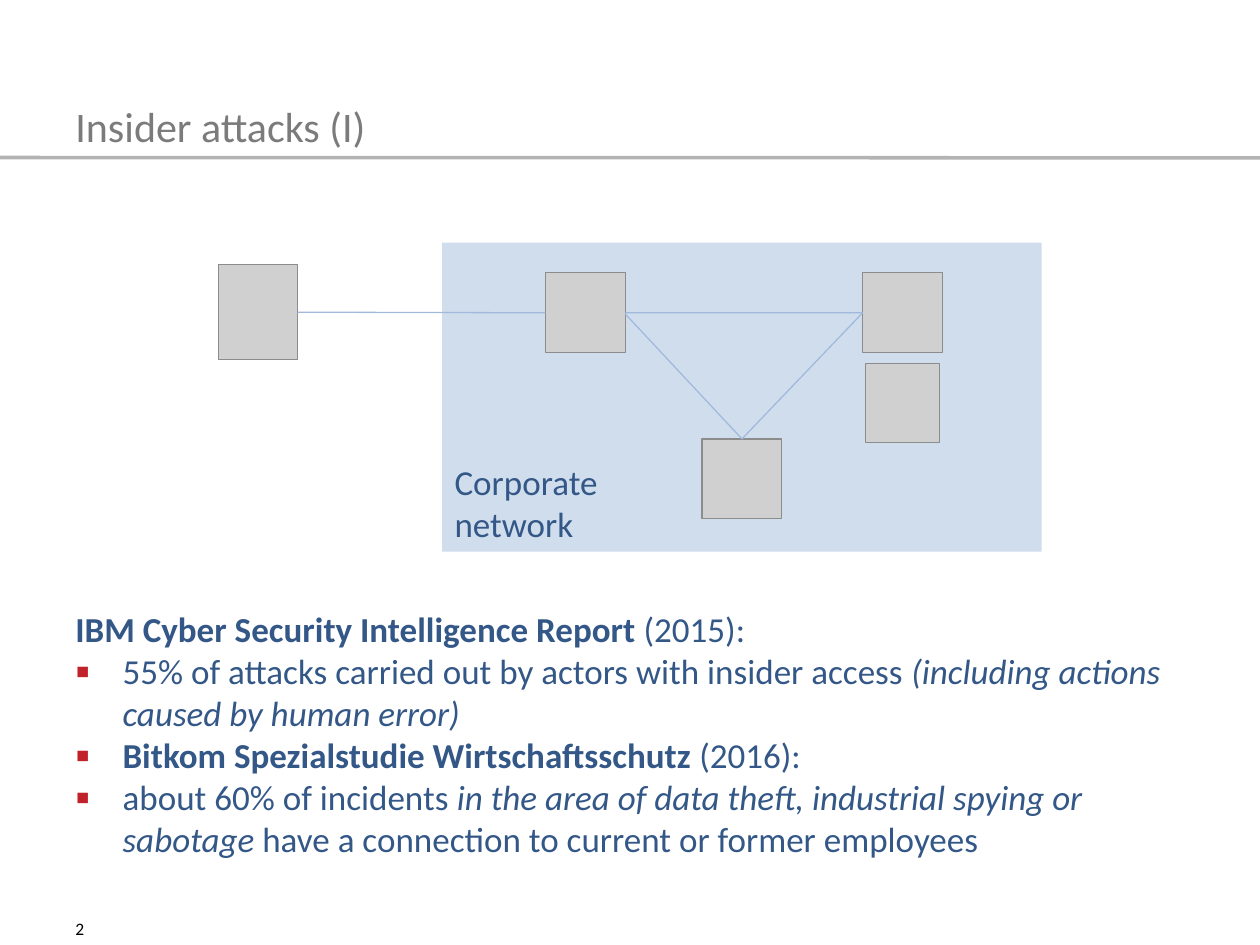
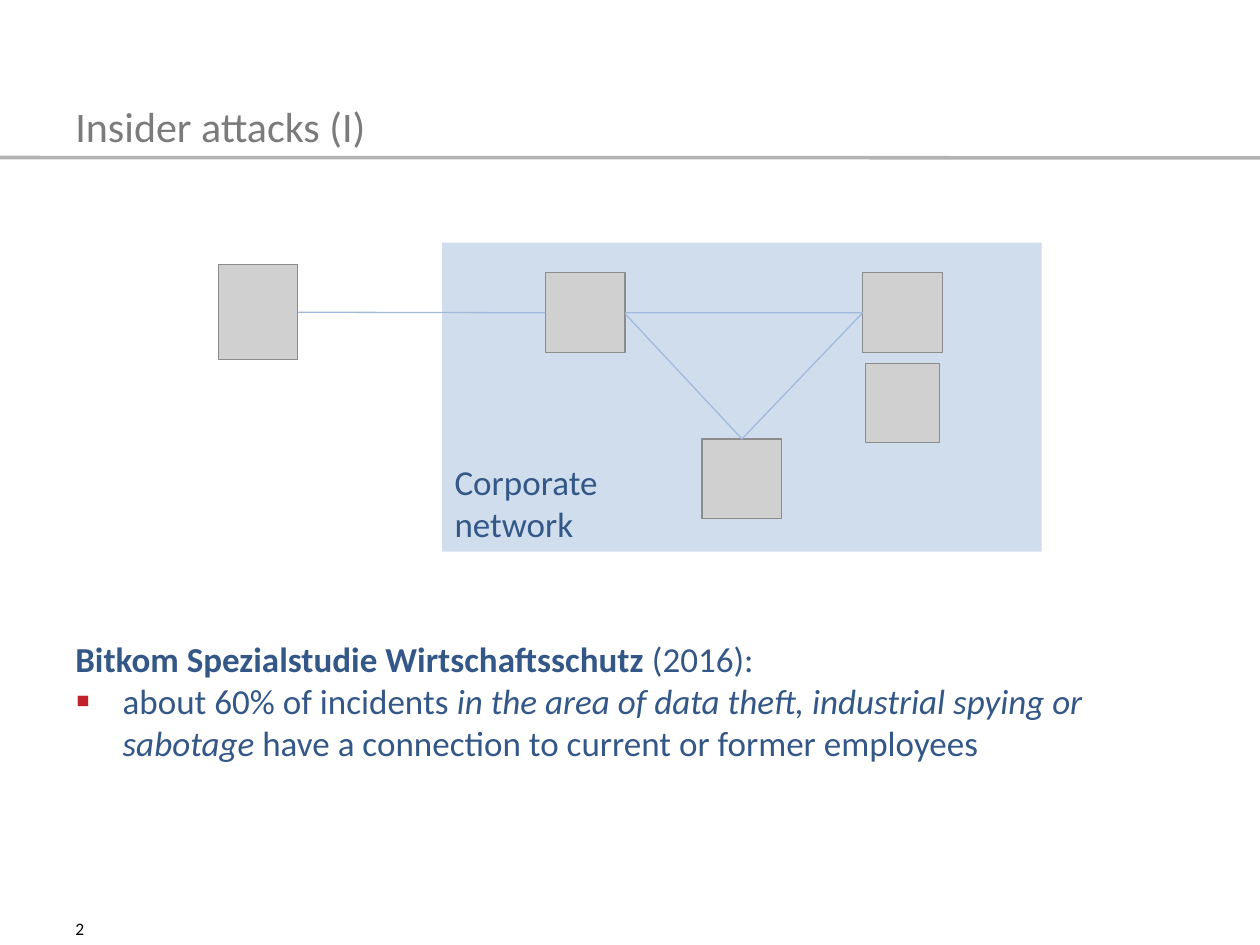
Before and after one commit to tompetersen/master-thesis, a slide deck: slide 2 of pet-con/Talk_PET_CON.pptx. Drawn at 1260x945 pixels with LibreOffice and Linux fonts; fonts in the diff are those of the drawing; grey boxes stand for pictures. Boxes give left, top, right and bottom in pixels: in the first picture for what was removed or moved away, otherwise in the second. Text is boxed around its words. In the diff, an @@ line names an element or a change of style, - is before the commit and + after.

```diff
--- a/pet-con/Talk_PET_CON.pptx
+++ b/pet-con/Talk_PET_CON.pptx
@@ text at (75,646,1082,762): text changed @@
-▪ IBM Cyber Security Intelligence Report (2015):
-  55% of attacks carried out by actors with insider access (including actions caused by human error)
-▪ Bitkom Spezialstudie Wirtschaftsschutz (2016):
-  about 60% of incidents in the area of data theft, industrial spying or sabotage have a connection to current or former employees
+Bitkom Spezialstudie Wirtschaftsschutz (2016):
+▪ about 60% of incidents in the area of data theft, industrial spying or sabotage have a connection to current or former employees
```
Also in this commit, not shown: 8 other slides changed, 1 slide added, 1 slide removed, 1 other file.
